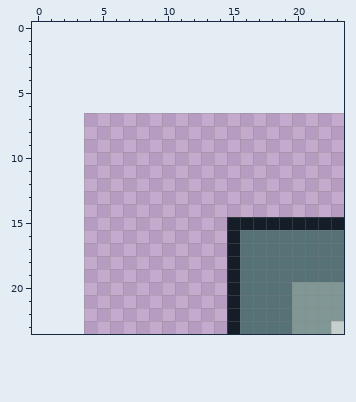
Pixel-art file, stored at simple_ground_35.aseprite. Above: the version before the commit.
20x17 pixels, 1 frame. The old version is drawn lined up with the new one, on the new canvas.
Once edited:
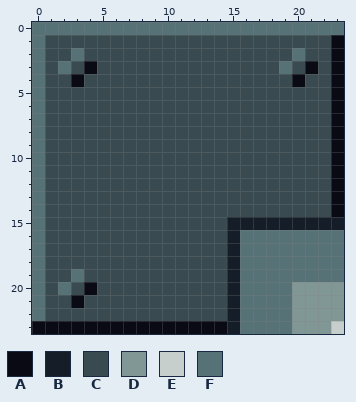
Palette (. is transparent): A #090a14  B #151d28  C #394a50  D #819796  E #c7cfcc  F #577277
Changes in this commit:
canvas 20x17 -> 24x24, the old top-left corner now at 4,7
Colour A now appears in rows 1 to 2 at x 23; in row 3 at x 4, 21 and 23; in row 4 at x 3, 20 and 23; in rows 5 to 14 at x 23; in row 20 at x 4; in row 21 at x 3.
Colour A now appears in row 23 at x 0 to 14.
Colour C now appears in row 1 at x 1 to 22; in row 2 at x 1 to 2, 4 to 19 and 21 to 22; in row 3 at x 1, 3, 5 to 18, 20 and 22; in row 4 at x 1 to 2, 4 to 19 and 21 to 22; in rows 5 to 14 at x 1 to 22; in rows 15 to 18 at x 1 to 14.
Colour C now appears in row 19 at x 1 to 2 and 4 to 14; in row 20 at x 1, 3 and 5 to 14; in row 21 at x 1 to 2 and 4 to 14; in row 22 at x 1 to 14.
Colour F now appears in row 0 at x 0 to 23; in row 1 at x 0; in row 2 at x 0, 3 and 20; in row 3 at x 0, 2 and 19; in rows 4 to 18 at x 0; in row 19 at x 0 and 3.
Colour F now appears in row 20 at x 0 and 2; in rows 21 to 22 at x 0.
Pixel boxes of the changes (left, top, right, bottom) in both pictures:
added: (32, 22, 344, 334)
